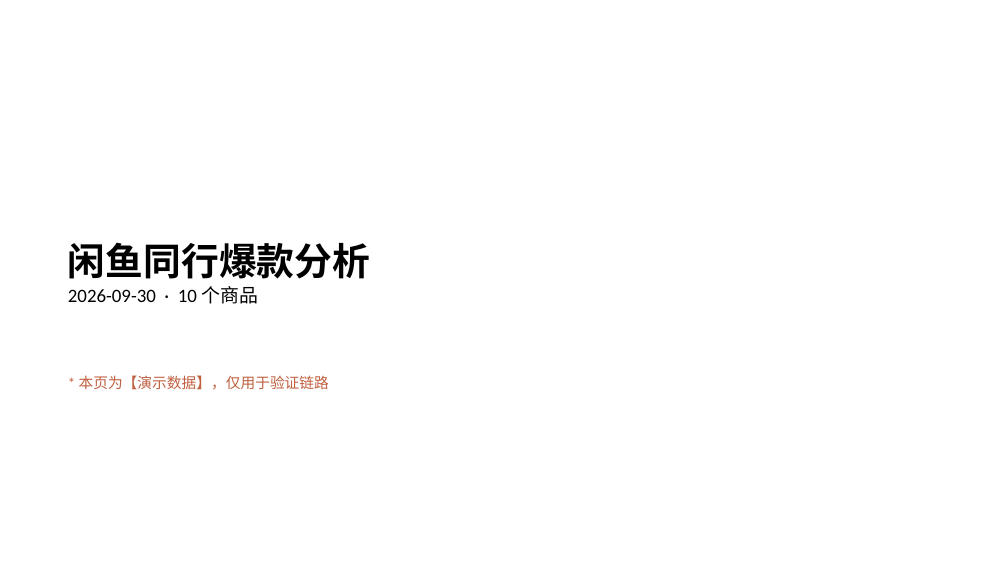
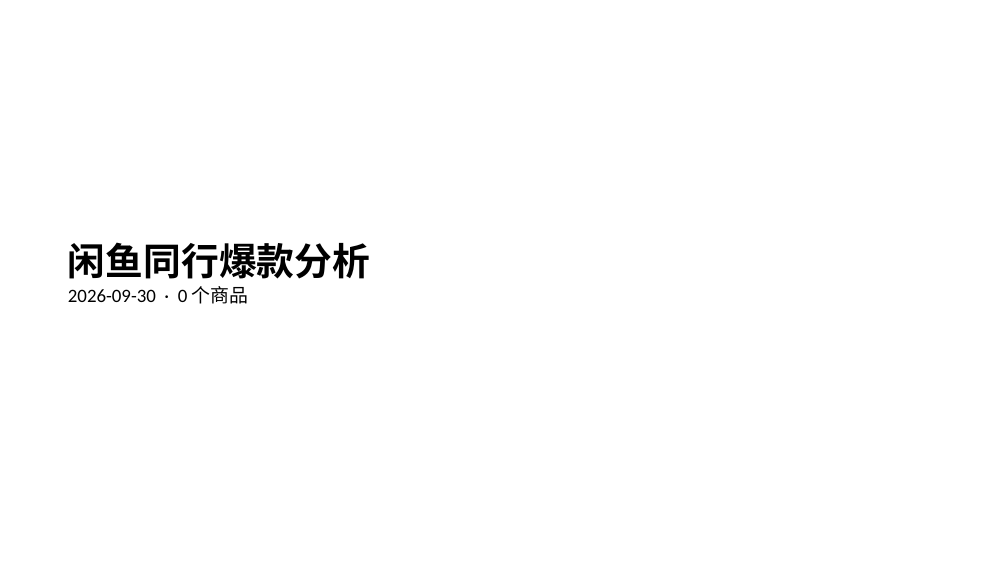
Before and after one commit to 02zhuniu-ship-it/-, a slide deck: slide 1 of archive/2026-09-30/xianyu/PPT报告/闲鱼同行爆款分析-2026-09-30.pptx. Drawn at 1008x567 pixels with LibreOffice and Linux fonts; fonts in the diff are those of the drawing. Boxes give left, top, right and bottom in pixels: in the first picture for what was removed or moved away, otherwise in the second. Text is boxed around its words. In the diff, an @@ line names an element or a change of style, - is before the commit and + after.

```diff
--- a/archive/2026-09-30/xianyu/PPT报告/闲鱼同行爆款分析-2026-09-30.pptx
+++ b/archive/2026-09-30/xianyu/PPT报告/闲鱼同行爆款分析-2026-09-30.pptx
@@ text at <box>68,286,249,304</box>: text changed @@
-2026-09-30 · 10 个商品
+2026-09-30 · 0 个商品
@@ text removed at <box>79,375,329,390</box> @@
-* 本页为【演示数据】，仅用于验证链路
```
Also in this commit, not shown: 20 slides removed, 9 other files.
